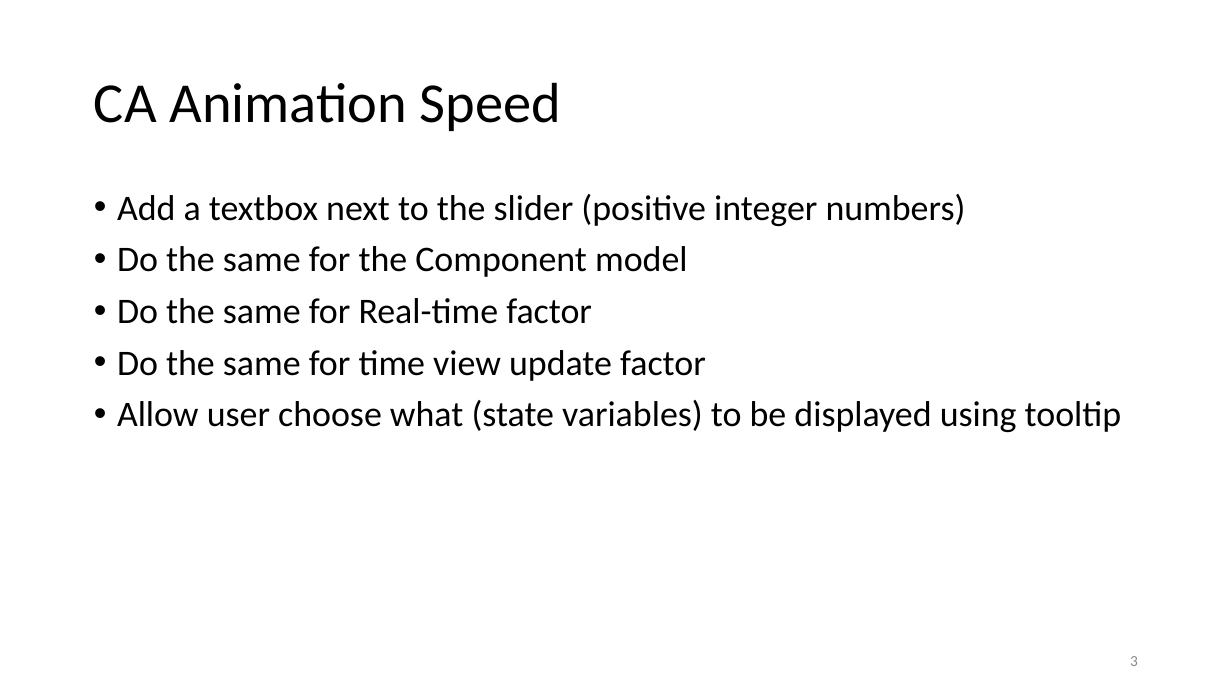
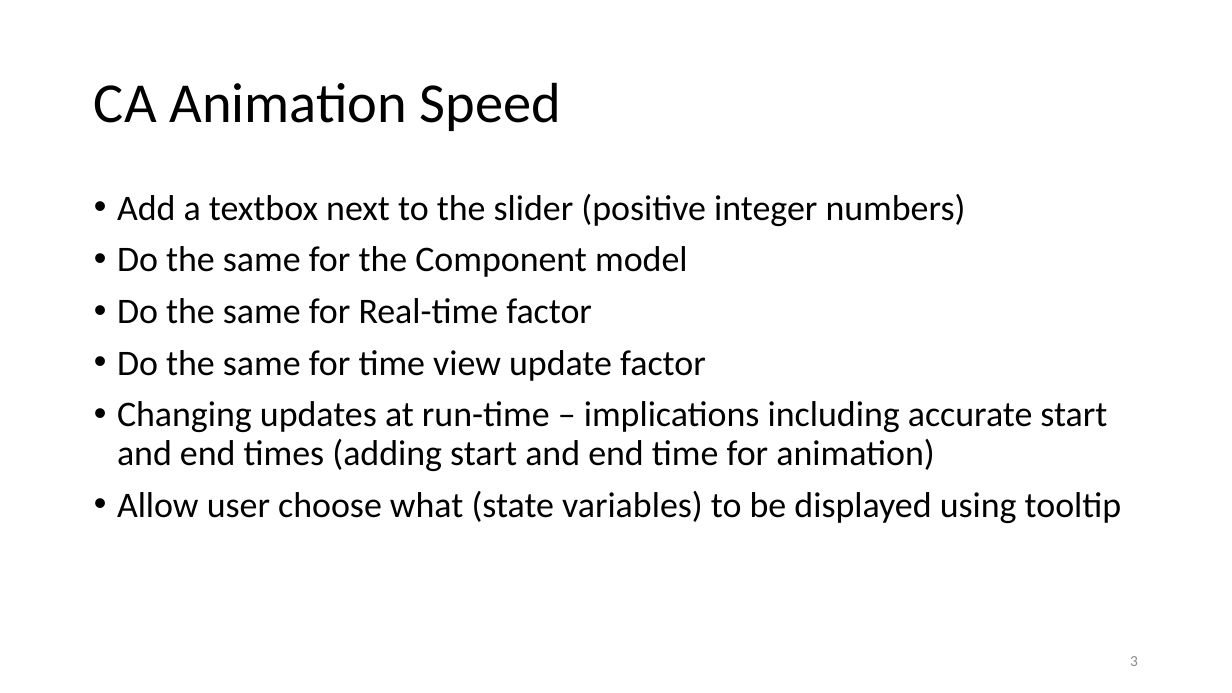
Before and after one commit to imchaozhang/DEVS-CA-3.1, a slide deck: slide 3 of CA M&S in DEVS-Suite Simulator v1.pptx. Drawn at 1232x693 pixels with LibreOffice and Linux fonts; fonts in the diff are those of the drawing. Boxes give left, top, right and bottom in pixels: in the first picture for what was removed or moved away, otherwise in the second. Text is boxed around its words. In the diff, an @@ line names an element or a change of style, - is before the commit and + after.

```diff
--- a/CA M&S in DEVS-Suite Simulator v1.pptx
+++ b/CA M&S in DEVS-Suite Simulator v1.pptx
@@ text at <box>117,401,1107,471</box>: paragraph added @@
+• Changing updates at run-time – implications including accurate start and end times (adding start and end time for animation)
```
Also in this commit, not shown: 5 other slides changed.
